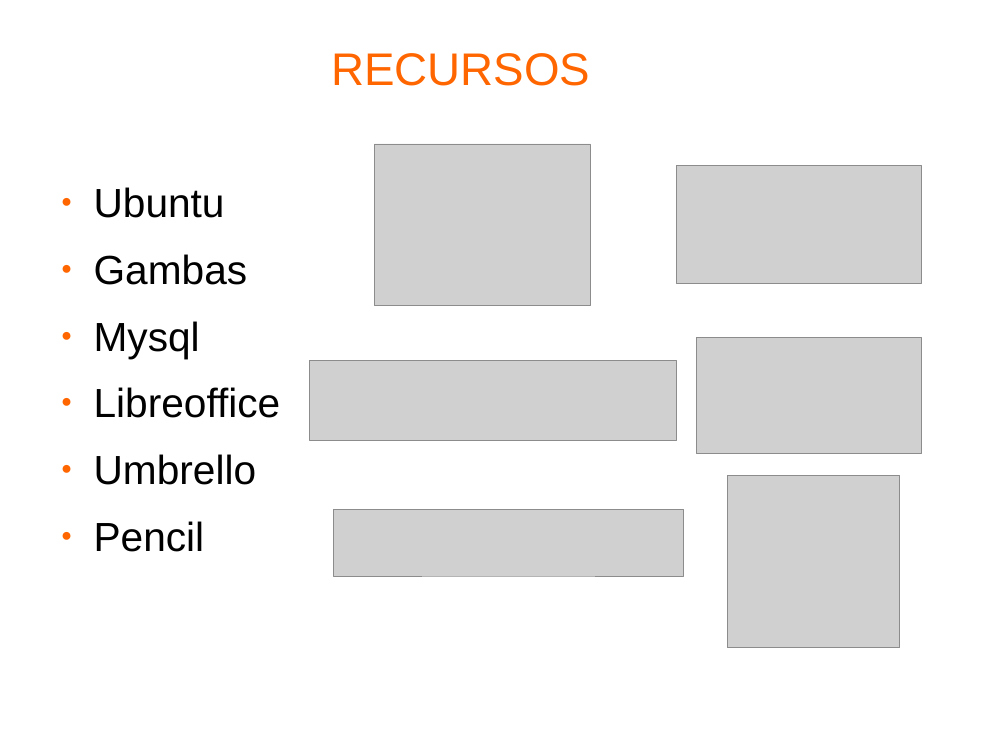
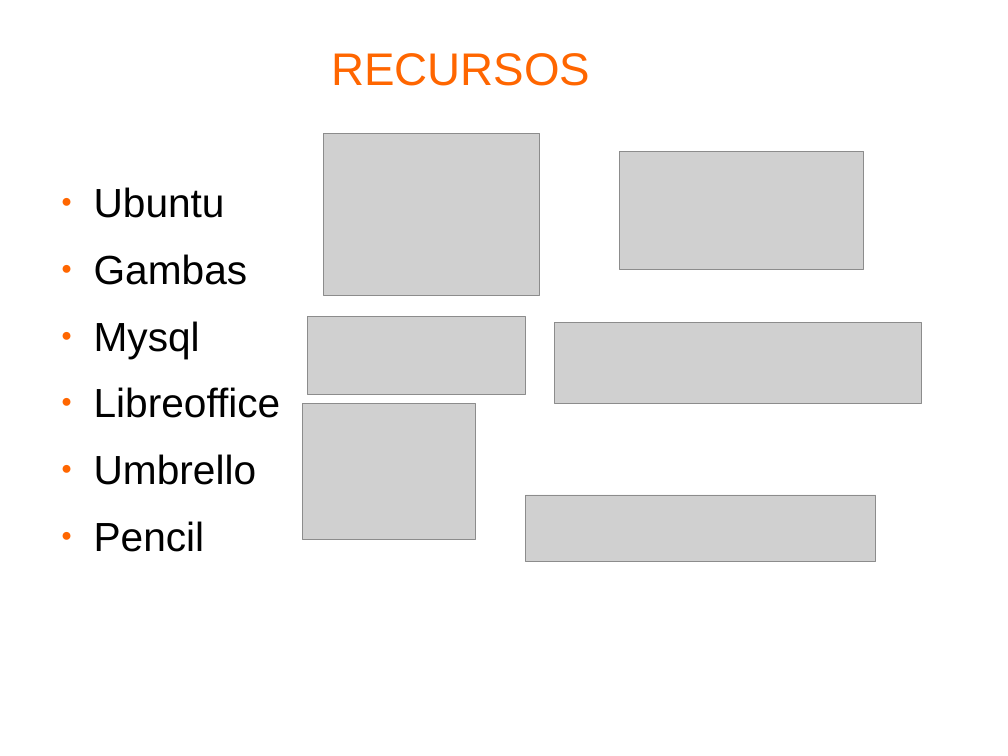
Before and after one commit to i52eszur/carneaerp, a slide deck: slide 6 of documentacion/presentacion/presentacion.odp. Drawn at 1008x756 pixels with LibreOffice and Linux fonts; fonts in the diff are those of the drawing; grey boxes stand for pictures; background and template pictures are left out. Boxes give left, top, right and bottom in pixels: in the first picture for what was removed or moved away, otherwise in the second. Text is boxed around its words. In the diff, an @@ line names an element or a change of style, - is before the commit and + after.

```diff
--- a/documentacion/presentacion/presentacion.odp
+++ b/documentacion/presentacion/presentacion.odp
@@ picture: place and size @@
-picture at <box>374,144,590,306</box>
+picture at <box>324,134,540,295</box>
@@ picture: place and size @@
-picture at <box>677,166,922,284</box>
+picture at <box>619,151,864,269</box>
@@ picture: place and size @@
-picture at <box>310,360,678,441</box>
+picture at <box>307,316,525,394</box>
@@ picture: place and size @@
-picture at <box>697,338,922,454</box>
+picture at <box>554,323,922,403</box>
@@ picture: place and size @@
-picture at <box>334,509,684,576</box>
+picture at <box>303,403,476,541</box>
@@ picture: place and size @@
-picture at <box>727,476,900,649</box>
+picture at <box>526,495,876,562</box>
```
Also in this commit, not shown: 6 other slides changed, 7 slides added, 2 slides removed, 7 other files.
